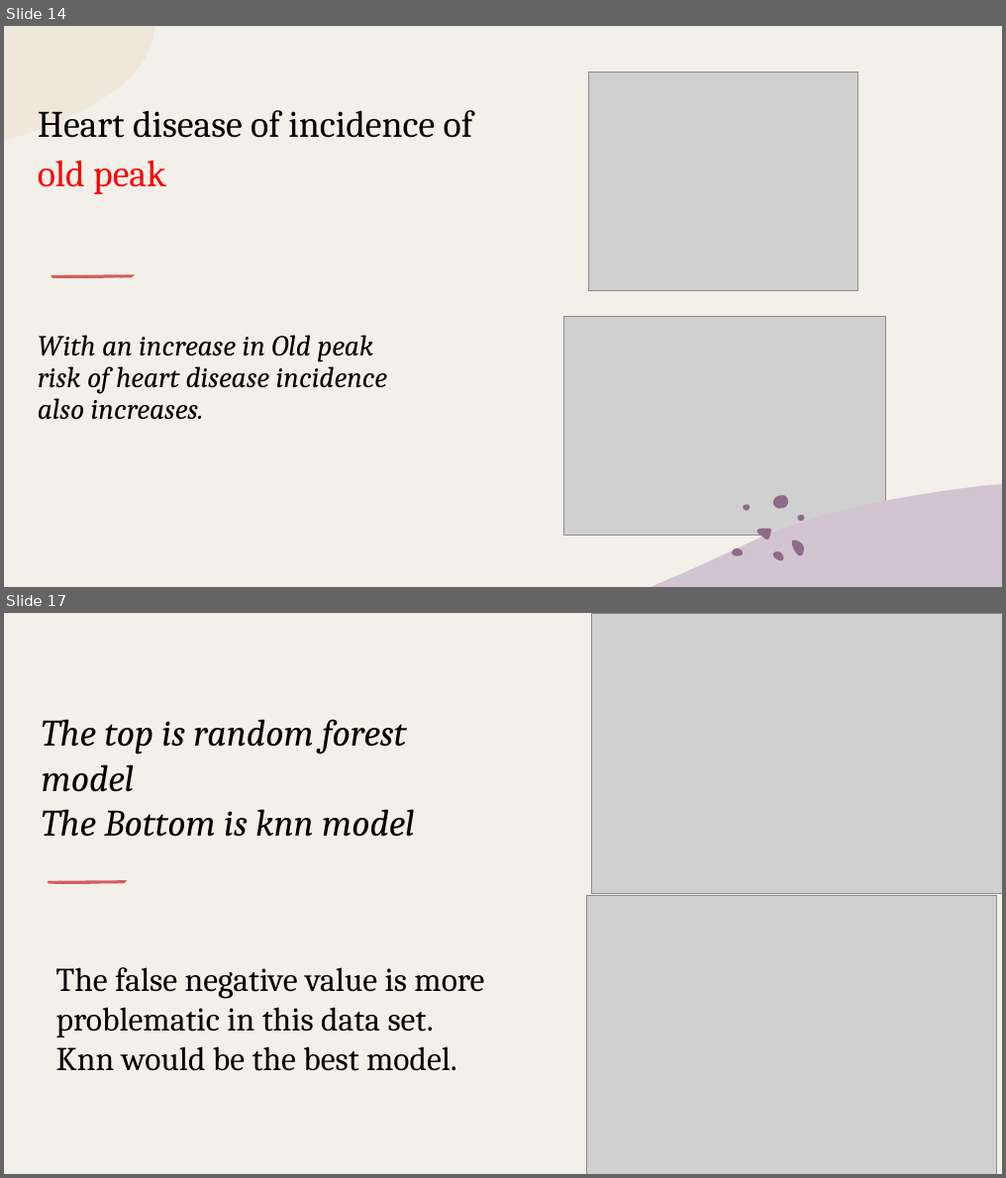
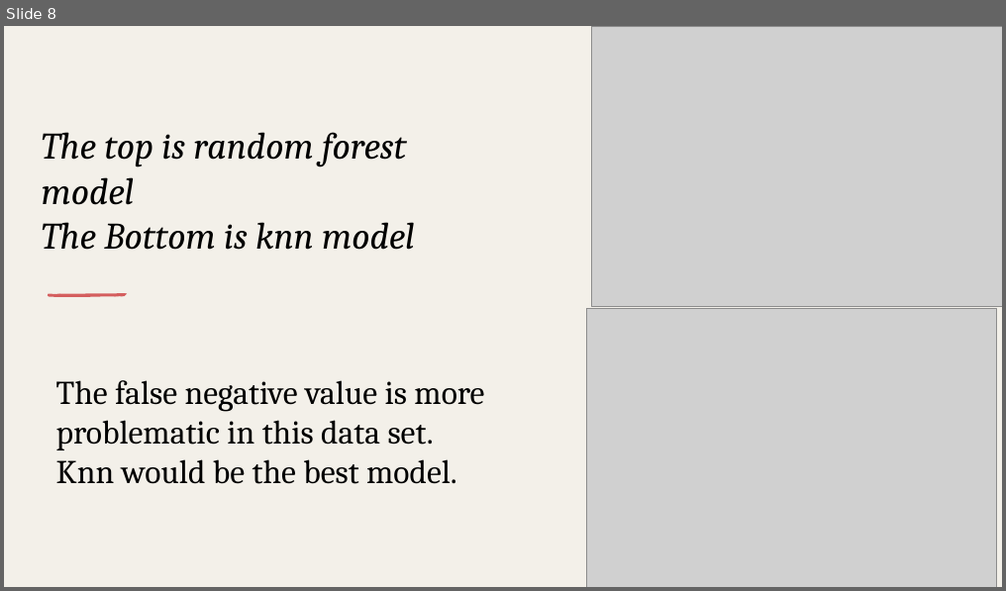
Before and after one commit to pingli10/part-2-project-5, a slide deck: Presentation1.pptx. Shown one above the other, each under a label of ours: slides 14 and 17 before the commit, slide 8 after it; the slides between them are not shown. The pictures are 1006x1178 and 1006x591 pixels, drawn with LibreOffice and Linux fonts; fonts in the diff are those of the drawing; grey boxes stand for pictures. Boxes give left, top, right and bottom in pixels: in the first picture for what was removed or moved away, otherwise in the second. Text is boxed around its words. In the diff, an @@ line names an element or a change of style, - is before the commit and + after.

```diff
--- a/Presentation1.pptx
+++ b/Presentation1.pptx
@@ slide 14 removed at (x1=4, y1=26, x2=1002, y2=587), background #F3F0E9; not listed: 2 template elements that a slide beside it also shows @@
@@ rectangle removed at (x1=4, y1=26, x2=1002, y2=587) @@
@@ freeform shape removed at (x1=4, y1=26, x2=154, y2=141) @@
@@ picture removed at (x1=589, y1=73, x2=858, y2=291) @@
@@ text removed at (x1=38, y1=110, x2=473, y2=194) @@
-Heart disease of incidence of old peak
@@ group removed at (x1=52, y1=274, x2=135, y2=278): 5 freeform shapes @@
@@ picture removed at (x1=564, y1=316, x2=886, y2=535) @@
@@ title removed at (x1=38, y1=335, x2=387, y2=420) @@
-With an increase in Old peak risk of heart disease incidence also increases.
@@ freeform shape removed at (x1=650, y1=485, x2=1002, y2=587) @@
@@ group removed at (x1=732, y1=495, x2=804, y2=562): 7 freeform shapes @@
@@ what was slide 17 is now slide 8 @@
```
Also in this commit, not shown: 8 slides changed, 8 other slides removed.
